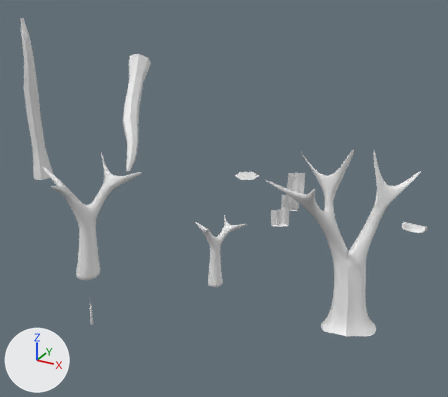
Before and after pictures for a commit that changed the Blender file LudumDare/TapRoot/Assets/TREE.blend.
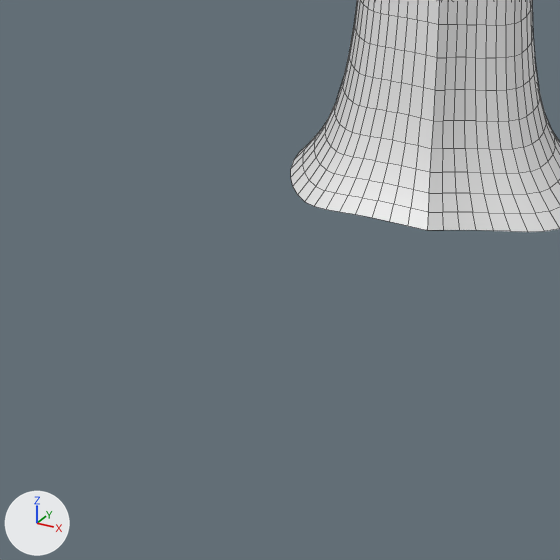
The first picture shows the older version from a 50 mm lens placed at (23.9, -41.7, 28.6), pointed at (0.8, 0.3, 7.6). The close-ups show both versions on the part from 60% to 83% of the width and 74% to 100% of the height of that picture; other places that the commit changed are outside them. Lighting does not change. The marker at lower left points along +X, +Y and +Z. The close-ups show mesh edges as thin lines.
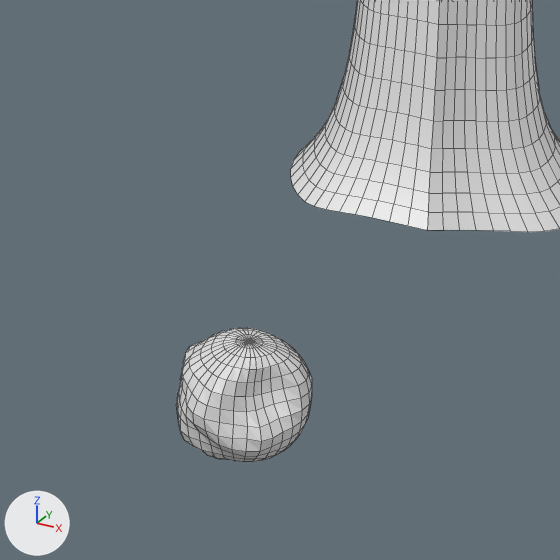
Where the change shows, as pixel boxes (x1, y1, x2, y2) in the close-ups (560 x 560 px):
'Sphere', added: after (176, 328, 312, 462)

The change in detail:
Mesh me_sphere is new.
It has 482 vertices, 512 faces and spans x -1.05..1.02, y -1.13..1.0, z -1.0..1.05.
Object 'Sphere' (ob_sphere) is new; it shows me_sphere.
Its location is (10.12, -1.31, -5.12).
